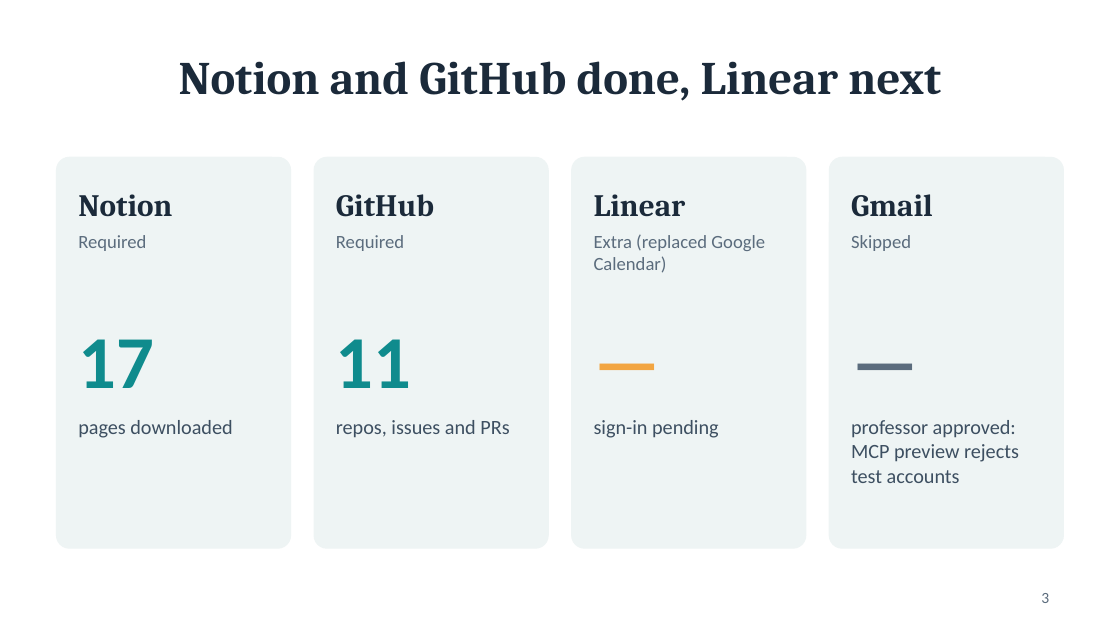
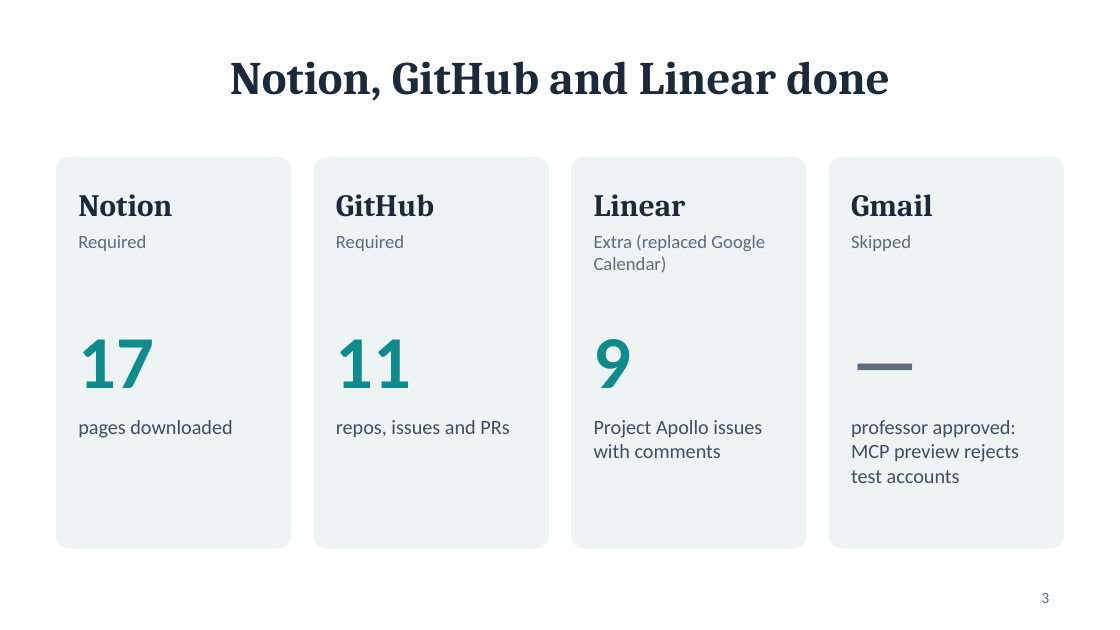
Before and after one commit to nyohayon-jpg/hw-services-dashboard, a slide deck: slide 3 of presentation/services-dashboard.pptx. Drawn at 1120x630 pixels with LibreOffice and Linux fonts; fonts in the diff are those of the drawing. Boxes give left, top, right and bottom in pixels: in the first picture for what was removed or moved away, otherwise in the second. Text is boxed around its words. In the diff, an @@ line names an element or a change of style, - is before the commit and + after.

```diff
--- a/presentation/services-dashboard.pptx
+++ b/presentation/services-dashboard.pptx
@@ title at [230,61,889,101]: text changed @@
-Notion and GitHub done, Linear next
+Notion, GitHub and Linear done
@@ text at [594,339,632,388]: text changed; text colour #F2A541 to #0F8B8D @@
-—
+9
@@ text at [594,420,762,458]: text changed @@
-sign-in pending
+Project Apollo issues with comments
```
Also in this commit, not shown: 2 other slides changed, 12 other files.
